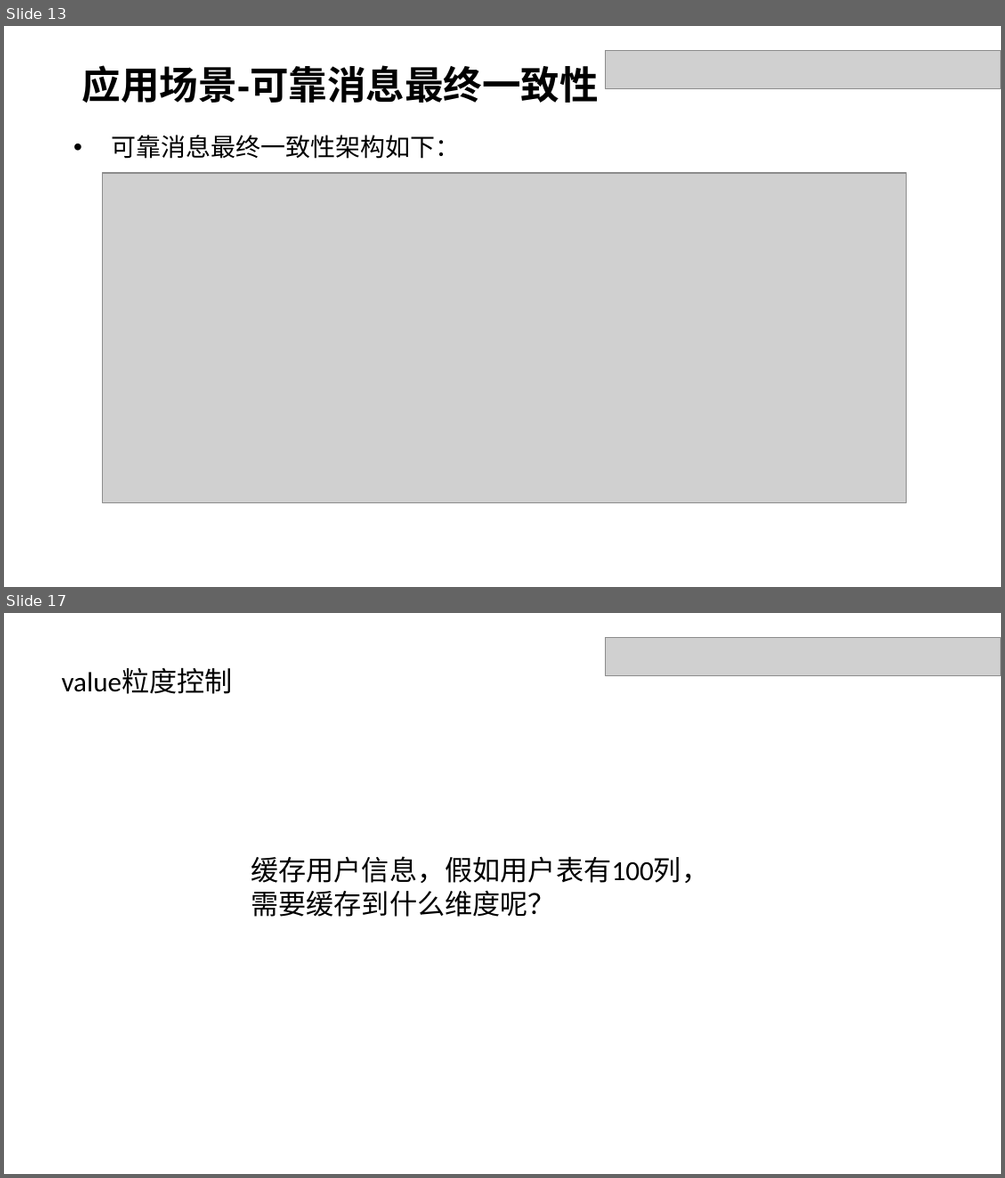
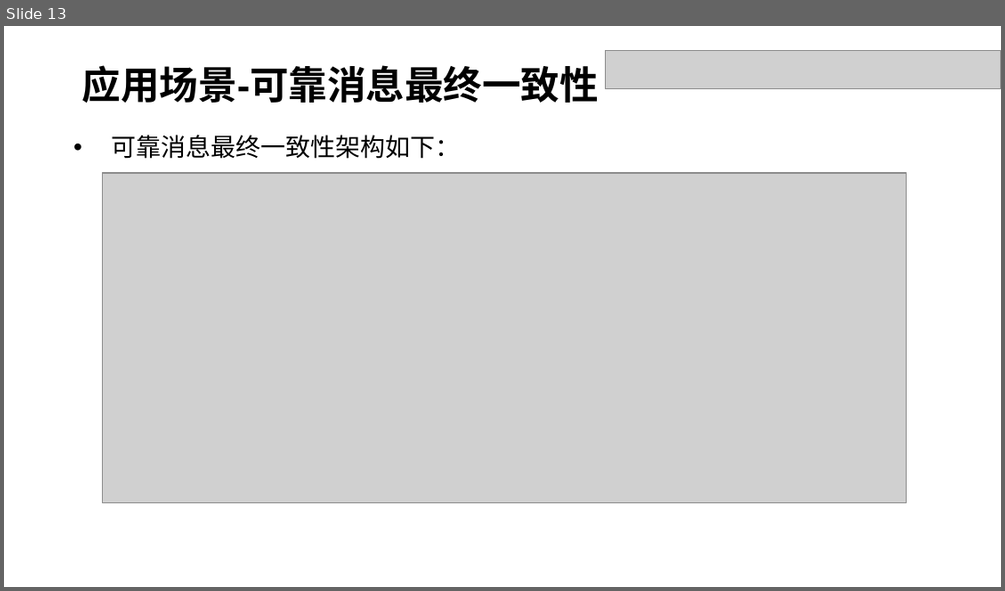
Before and after one commit to dxh122685692/doc, a slide deck: 分享.pptx. Shown one above the other, each under a label of ours: slides 13 and 17 before the commit, slide 13 after it; the slides between them are not shown. The pictures are 1005x1178 and 1005x591 pixels, drawn with LibreOffice and Linux fonts; fonts in the diff are those of the drawing; grey boxes stand for pictures. Boxes give left, top, right and bottom in pixels: in the first picture for what was removed or moved away, otherwise in the second. Text is boxed around its words. In the diff, an @@ line names an element or a change of style, - is before the commit and + after.

```diff
--- a/分享.pptx
+++ b/分享.pptx
@@ slide 17 removed at (4, 613, 1001, 1174), background #FFFFFF @@
@@ picture removed at (605, 638, 1001, 676) @@
@@ text removed at (62, 667, 233, 694) @@
-value粒度控制
@@ text removed at (251, 856, 709, 916) @@
-缓存用户信息，假如用户表有100列，需要缓存到什么维度呢？
```
Also in this commit, not shown: 4 slides changed, 4 slides added, 5 other slides removed.
